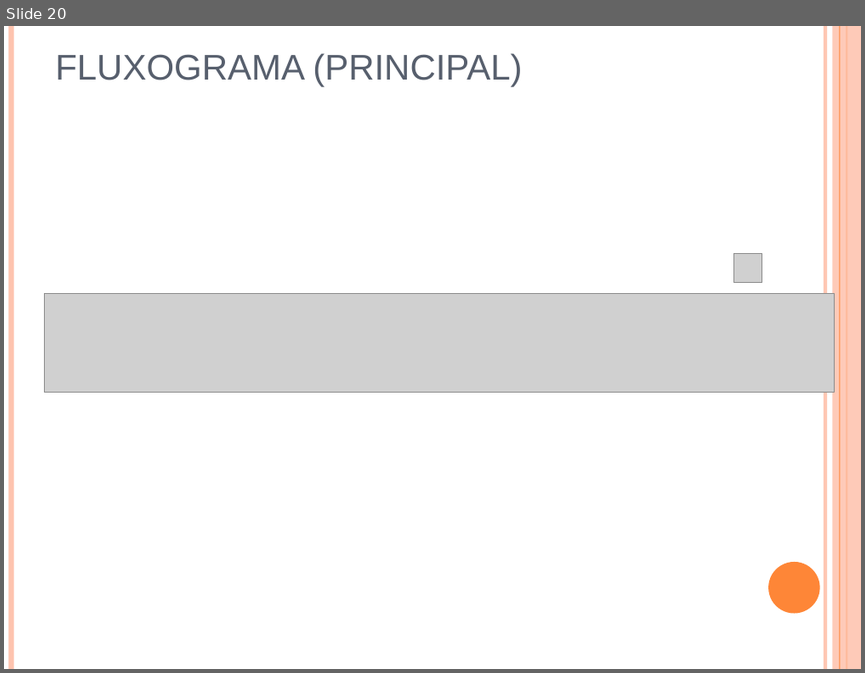
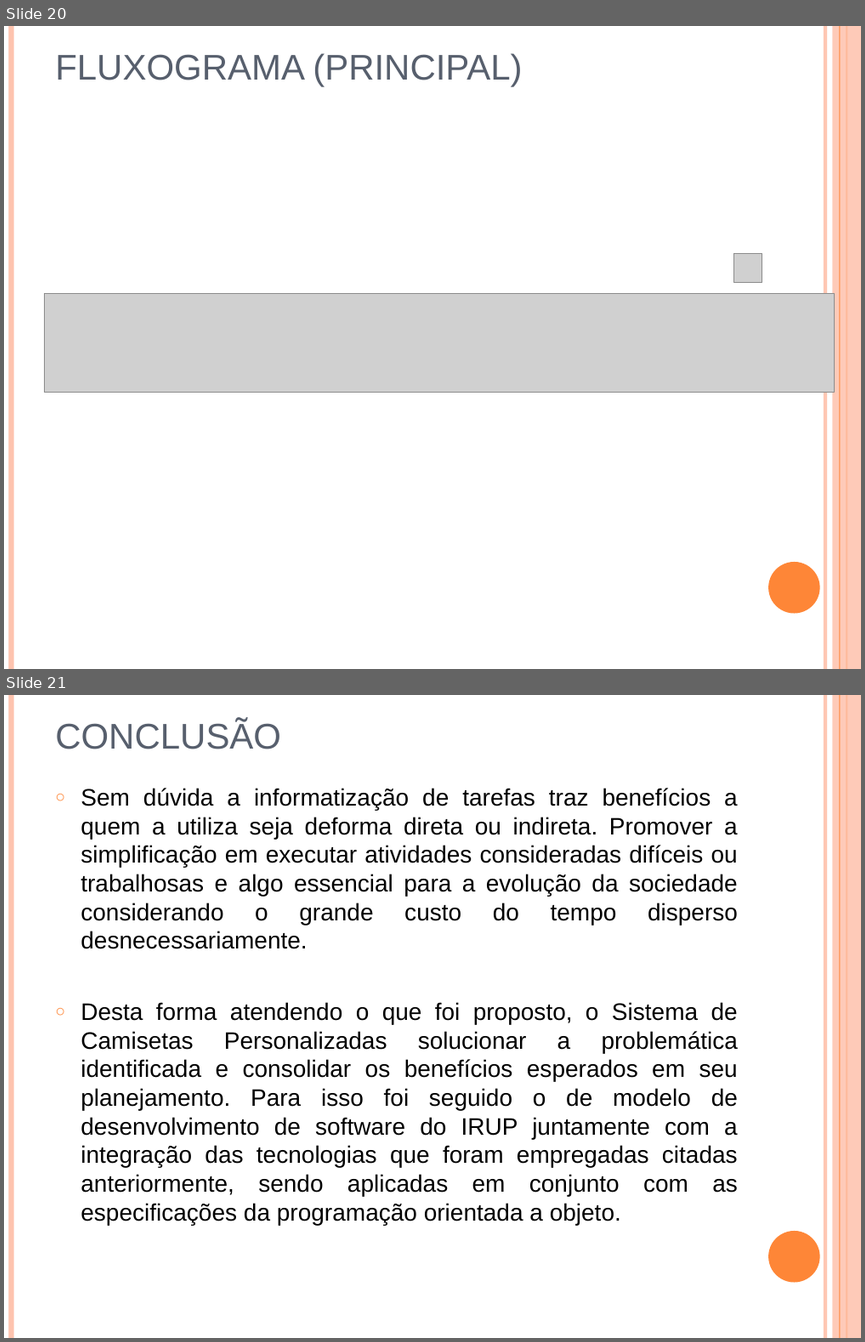
Before and after one commit to cerberosnash/sistema-de-camisetas-personalizadas, a slide deck: docs/Importantes/modelo-de-apresentação-de-tcc.ppt. Shown one above the other, each under a label of ours: slide 20 before the commit, slides 20 and 21 after it. The pictures are 865x673 and 865x1342 pixels, drawn with LibreOffice and Linux fonts; fonts in the diff are those of the drawing; grey boxes stand for pictures. Boxes give left, top, right and bottom in pixels: in the first picture for what was removed or moved away, otherwise in the second. Text is boxed around its words. In the diff, an @@ line names an element or a change of style, - is before the commit and + after.

```diff
--- a/docs/Importantes/modelo-de-apresentação-de-tcc.ppt
+++ b/docs/Importantes/modelo-de-apresentação-de-tcc.ppt
@@ slide 21 added at (4,695,861,1338), background #FFFFFF; not listed: 6 template elements that a slide beside it also shows @@
@@ title added at (55,721,281,749), 30 pt, text #575F6D @@
+CONCLUSÃO
@@ text added at (80,788,738,1225), 20 pt, text #000000 @@
+○ Sem dúvida a informatização de tarefas traz benefícios a quem a utiliza seja deforma direta ou indireta. Promover a simplificação em executar atividades consideradas difíceis ou trabalhosas e algo essencial para a evolução da sociedade considerando o grande custo do tempo disperso desnecessariamente.
+○ Desta forma atendendo o que foi proposto, o Sistema de Camisetas Personalizadas solucionar a problemática identificada e consolidar os benefícios esperados em seu planejamento. Para isso foi seguido o de modelo de desenvolvimento de software do IRUP juntamente com a integração das tecnologias que foram empregadas citadas anteriormente, sendo aplicadas em conjunto com as especificações da programação orientada a objeto.
```
Also in this commit, not shown: 4 slides changed.
